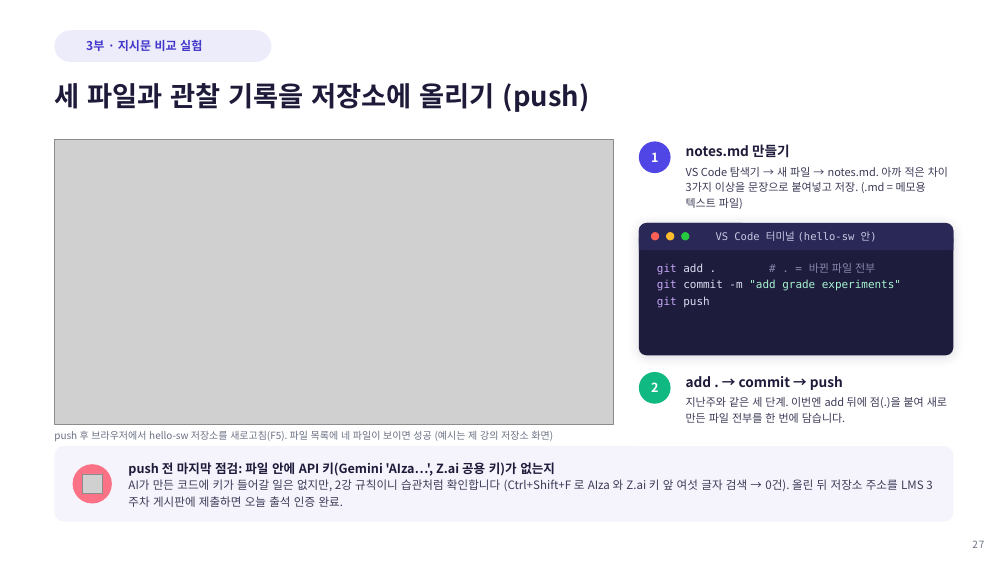
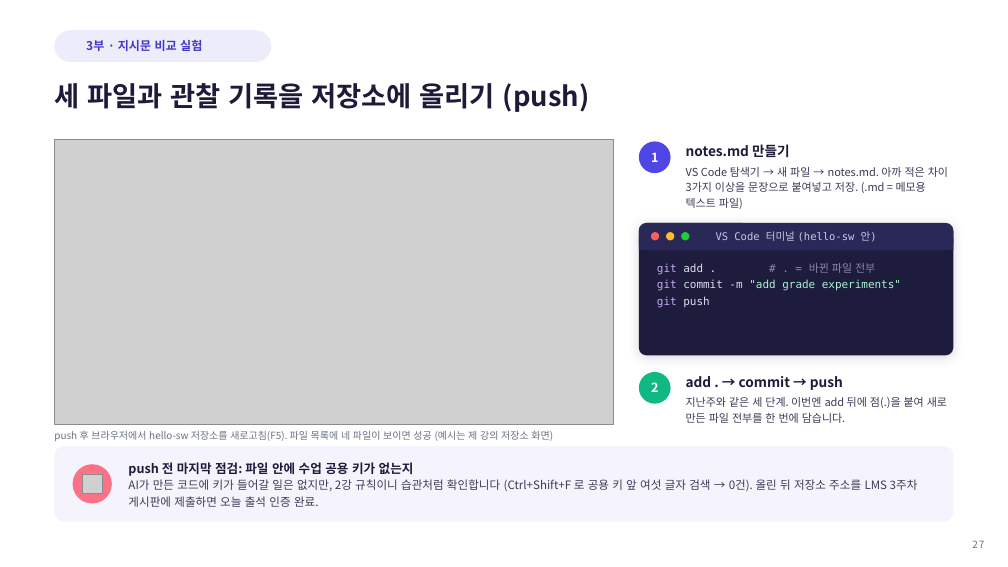
Before and after one commit to Sangdon-Park/Sangdon-Park.github.io, a slide deck: slide 27 of data/생성형 AI 소프트웨어공학/생성형AI소프트웨어공학_3강.pptx. Drawn at 1008x567 pixels with LibreOffice and Linux fonts; fonts in the diff are those of the drawing; grey boxes stand for pictures; background and template pictures are left out. Boxes give left, top, right and bottom in pixels: in the first picture for what was removed or moved away, otherwise in the second. Text is boxed around its words. In the diff, an @@ line names an element or a change of style, - is before the commit and + after.

```diff
--- a/data/생성형 AI 소프트웨어공학/생성형AI소프트웨어공학_3강.pptx
+++ b/data/생성형 AI 소프트웨어공학/생성형AI소프트웨어공학_3강.pptx
@@ text at box(128, 462, 918, 507): text changed @@
-push 전 마지막 점검: 파일 안에 API 키(Gemini 'AIza…', Z.ai 공용 키)가 없는지
-AI가 만든 코드에 키가 들어갈 일은 없지만, 2강 규칙이니 습관처럼 확인합니다 (Ctrl+Shift+F 로 AIza 와 Z.ai 키 앞 여섯 글자 검색 → 0건). 올린 뒤 저장소 주소를 LMS 3주차 게시판에 제출하면 오늘 출석 인증 완료.
+push 전 마지막 점검: 파일 안에 수업 공용 키가 없는지
+AI가 만든 코드에 키가 들어갈 일은 없지만, 2강 규칙이니 습관처럼 확인합니다 (Ctrl+Shift+F 로 공용 키 앞 여섯 글자 검색 → 0건). 올린 뒤 저장소 주소를 LMS 3주차 게시판에 제출하면 오늘 출석 인증 완료.
```
Also in this commit, not shown: 3 other slides changed, 35 other files.
